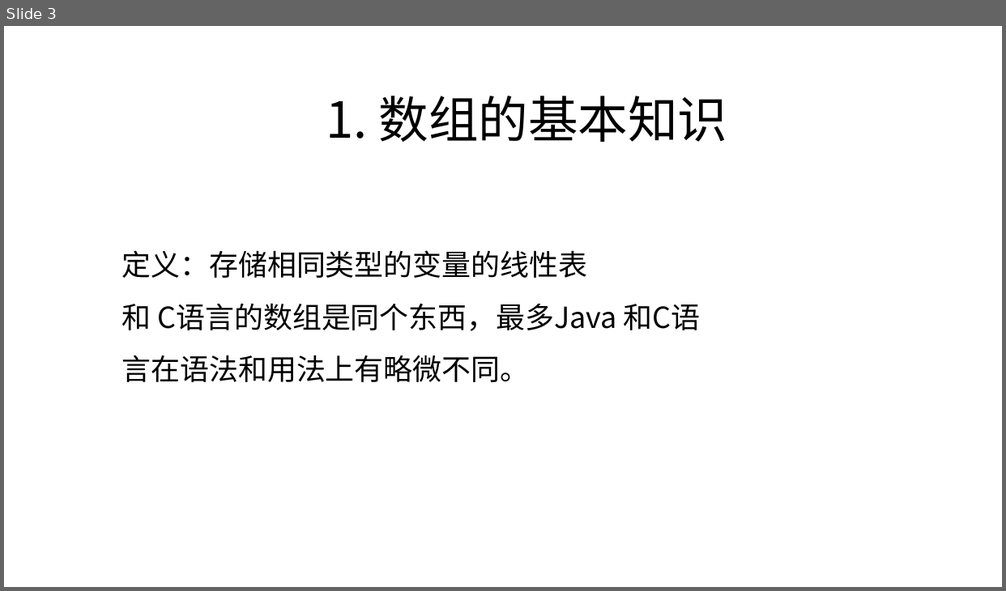
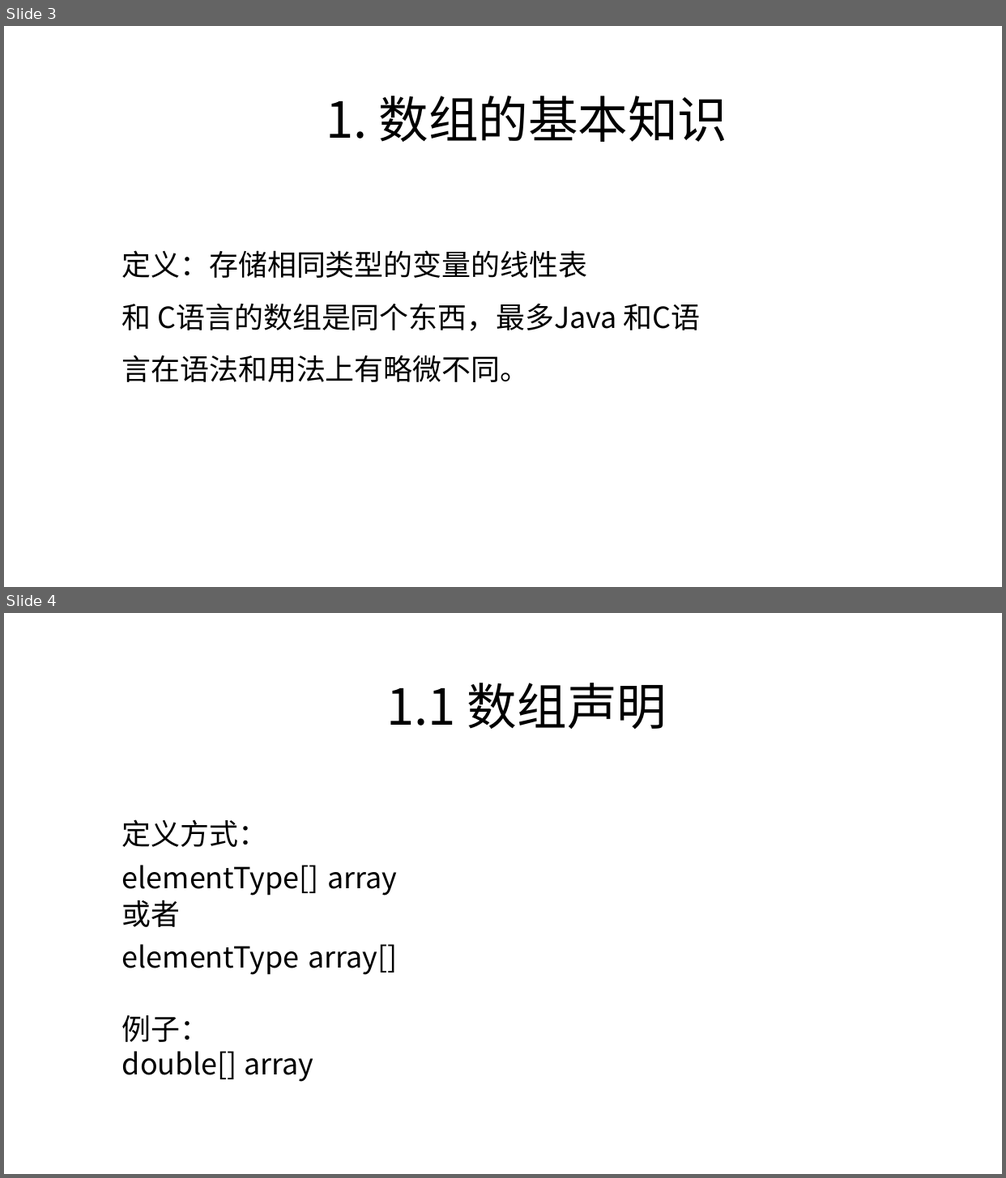
Before and after one commit to zjyesir/hmc_java_1, a slide deck: ppt/4 一维数组.pptx. Shown one above the other, each under a label of ours: slide 3 before the commit, slides 3 and 4 after it. The pictures are 1006x591 and 1006x1178 pixels, drawn with LibreOffice and Linux fonts; fonts in the diff are those of the drawing; background and template pictures are left out. Boxes give left, top, right and bottom in pixels: in the first picture for what was removed or moved away, otherwise in the second. Text is boxed around its words. In the diff, an @@ line names an element or a change of style, - is before the commit and + after.

Commit message:
一维数组 ppt 更新

```diff
--- a/ppt/4 一维数组.pptx
+++ b/ppt/4 一维数组.pptx
@@ slide 4 added at (4, 613, 1002, 1174), background picture (left out) @@
@@ text added at (387, 683, 667, 729), 48 pt, text #000000 @@
+1.1 数组声明
@@ text added at (122, 820, 397, 1082), 28 pt, text #000000 @@
+定义方式：
+elementType[] array
+或者
+elementType array[]
+例子：
+double[] array
```
Also in this commit, not shown: 12 other slides added.
